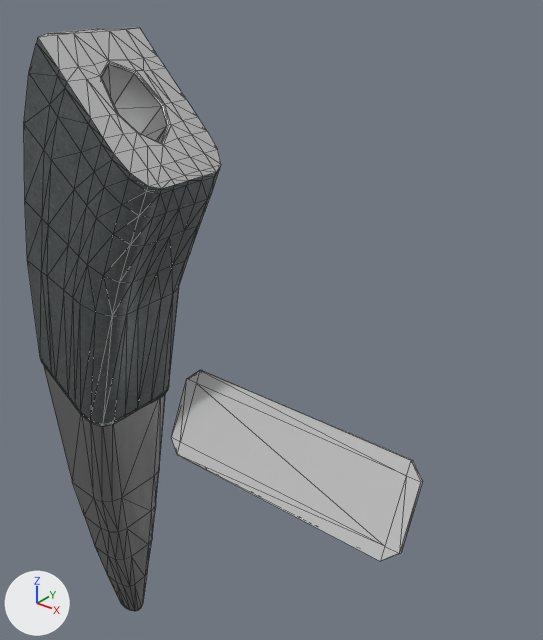
Renders of the glTF model USP_1.glb from each side of a commit.
Both versions are drawn from a 50 mm camera at (0.0522, -0.0396, 0.0671) aimed at (0.0164, 0.005, 0.0395). Every picture has the same lights, and +X, +Y and +Z are marked at lower left. Mesh edges are drawn as thin lines. Where no turn or scale is listed for an object, it has been applied to the vertices. Vertices at the same position are counted once.

Names of what the first picture shows: 'Text', 'UPC1', 'ww'.
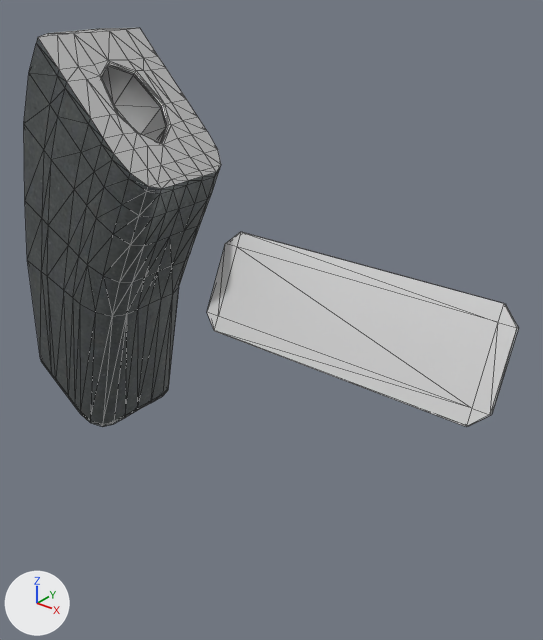
What differs and where, as boxes [x1, y1, x2, y2] in the pictures (543 x 640 px):
```json
{"object": "Text", "change": "moved", "before": [171, 370, 423, 561], "after": [207, 232, 518, 427]}
{"object": "ww", "change": "deleted", "before": [44, 366, 165, 611]}
{"part": 1, "of": "me_mesh_0", "change": "built on", "before": [102, 65, 167, 143], "after": [102, 65, 167, 143]}
```

Edits to the scene script, one JSON object a line:
```json
{"block": "me_mesh_0", "where": "# used by ob_upc1; location = (0.0, 0.0, 0.0)"}
{"op": "remove", "block": "me_mesh_0", "code": "me_mesh_0.from_pydata(...)  # 272 vertices, 519 faces; spans x -0.0042..0.0126, y -0.0052..0.0052, z 0.0282..0.0618"}
{"op": "add", "block": "me_mesh_0", "code": "me_mesh_0.from_pydata(...)  # 311 vertices, 618 faces; spans x -0.0042..0.0126, y -0.0052..0.0052, z 0.0282..0.0618"}
{"block": "me_mesh_0", "change": "me_mesh_0 part 1"}
{"block": "me_mesh_0", "change": "16 faces are deleted"}
{"block": "me_mesh_0", "change": "16 vertices are added at x 0.0019..0.0097, y -0.0023..0.0022, z 0.0516..0.0595"}
{"block": "me_mesh_0", "change": "48 new faces join them"}
{"op": "remove", "block": "ob_ww", "code": ["ob_ww = bpy.data.objects.new('ww', me_mesh_1)", "ob_ww.location = (0.0, 0.0, 0.0)"]}
{"op": "set", "path": "ob_text.location", "old": "(0.00065, -0.0042, 0.02732)", "new": "(0.00594, -0.0042, 0.04179)"}
```
